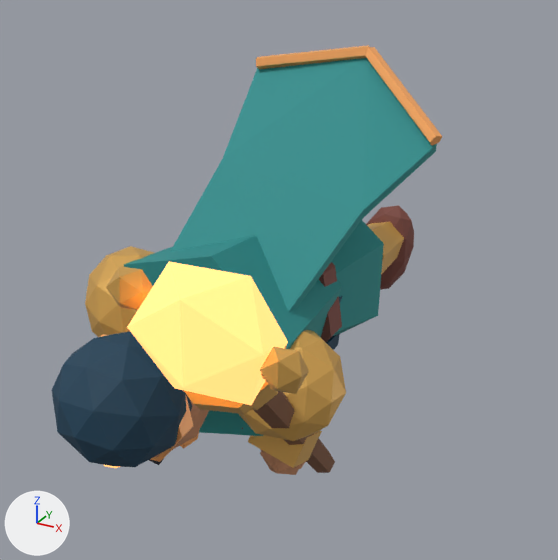
An edit to the Blender file art/blend/ilios.blend, drawn before and after from the same camera.
Both versions are drawn from a camera (50 mm lens) standing at (1.19, -2.54, 1.05) and looking at (0.11, -0.58, 0.07). Arrows for +X, +Y and +Z are at lower left; the lights stay in place. The first picture is the older version. Both versions are drawn at frame 23 of the action 'Cast • Weapon arm'; the numbers are the values there.

The first picture shows 'Boot.001', 'Braided hair or cowl', 'Carved staff', 'Conduit', 'Crown collar', 'Crown tip.001', 'Dyed cape', 'Forged pauldron', 'Forged pauldron.001', 'Guard plate.001', 'Pleated hem', 'Ribbed jerkin' and 12 more.
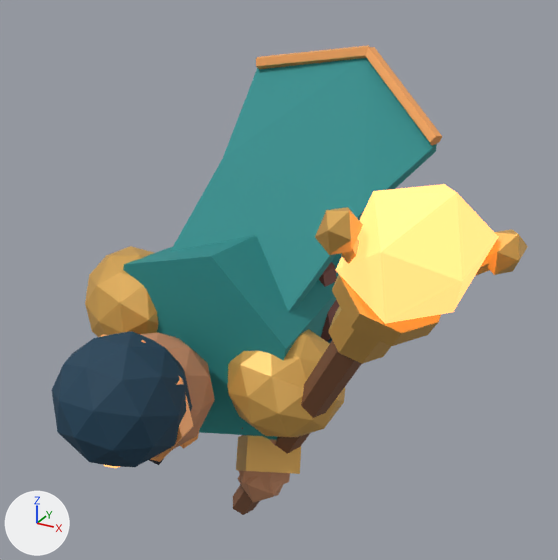
ob_weapon_arm is not drawn itself; it is the parent of ob_forged_pauldron_001, ob_sleeve_001, ob_forearm_001, ob_guard_plate_001, ob_gripping_hand_001, ob_carved_staff, ob_fret_binding, ob_crown_collar.

What differs and where, as boxes [x1, y1, x2, y2] in the pictures (558 x 560 px):
'Conduit', turned
    before: [127, 262, 288, 405]
    after: [336, 184, 498, 324]
'Forged pauldron.001', turned
    before: [238, 330, 346, 441]
    after: [227, 329, 345, 437]
'Carved staff', turned
    before: [254, 391, 335, 473]
    after: [233, 340, 362, 515]
'Crown collar', turned
    before: [184, 345, 287, 414]
    after: [332, 274, 441, 346]
'Crown tip', turned
    before: [106, 266, 153, 310]
    after: [315, 207, 363, 255]
'Crown tip.001', turned
    before: [260, 347, 309, 394]
    after: [485, 229, 528, 275]
'Guard plate.001', turned
    before: [248, 430, 322, 468]
    after: [236, 435, 301, 474]
'Fret binding', turned (mostly hidden before)
    before: [251, 390, 278, 410]
    after: [328, 306, 391, 364]
'Gripping hand.001', turned
    before: [260, 450, 299, 475]
    after: [238, 475, 284, 503]
'Forearm.001', turned
    before: [260, 449, 306, 469]
    after: [238, 435, 290, 490]
'Crown branch', turned (not visible before)
    after: [340, 239, 359, 264]
'Crown branch.001', turned (not visible before)
    after: [475, 259, 489, 276]
'Sleeve.001', turned (not visible before)
    after: [245, 435, 277, 440]
'Pleated hem', unchanged, covered by the edit
    before: [331, 220, 384, 336]
    after: [331, 254, 342, 277]
'Faceted jaw', unchanged, uncovered by the edit
    before: [155, 402, 209, 457]
    after: [140, 332, 215, 457]
'Boot.001', unchanged, covered by the edit
    before: [366, 205, 414, 290]

Edits to the bpy script that builds the scene:
```text
Change ob_weapon_arm:
    ob_weapon_arm.rotation_euler: (-0.82, 0.0, 0.0) -> (-1.14, 0.65, 0.0)  # degrees (-47, 0, 0) -> degrees (-65, 37, 0)
```
